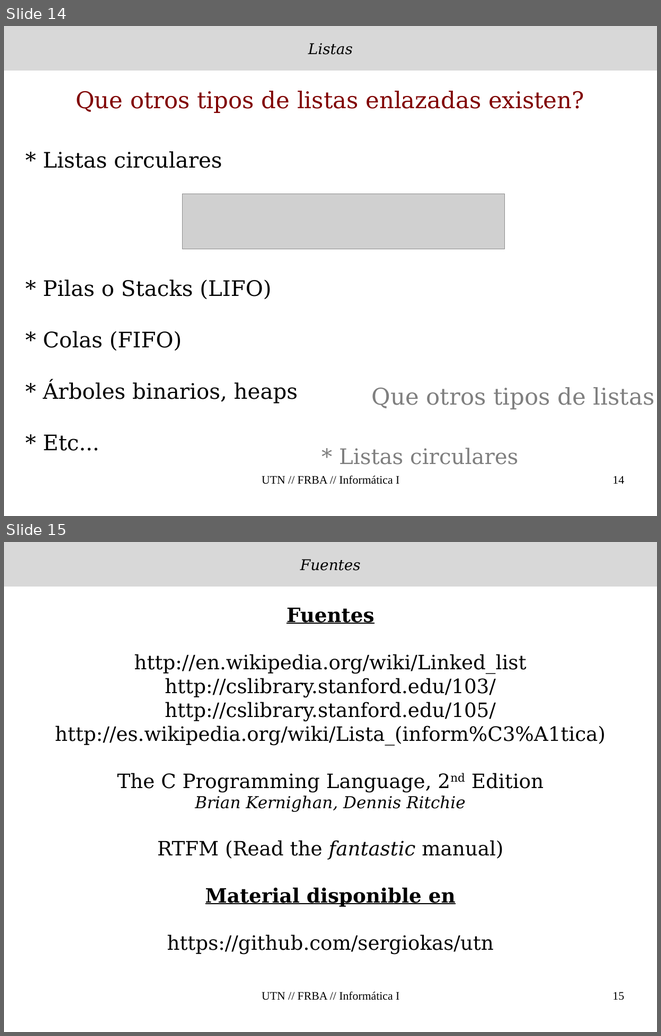
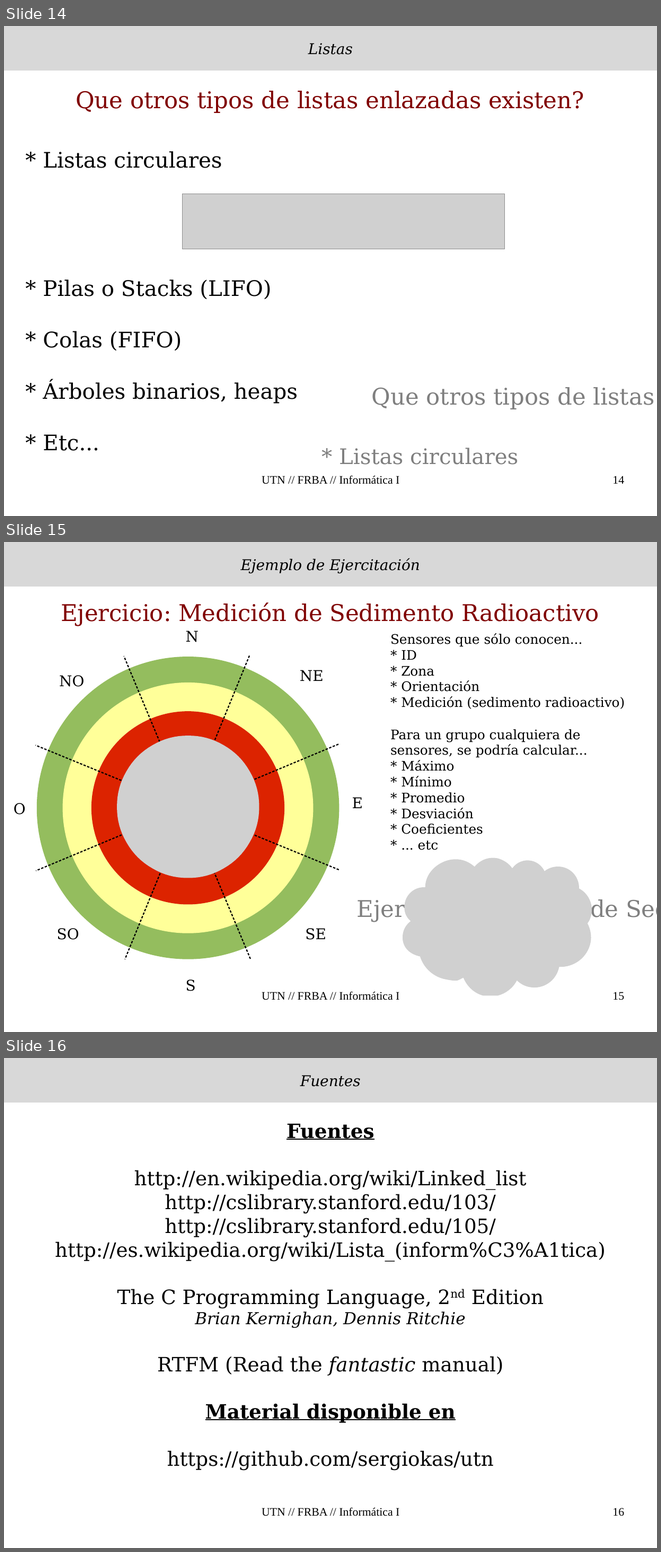
Before and after one commit to sergiokas/utn, a slide deck: linked-lists/slides/Listas.odp. Shown one above the other, each under a label of ours: slides 14 and 15 before the commit, slides 14, 15 and 16 after it. The pictures are 661x1036 and 661x1552 pixels, drawn with LibreOffice and Linux fonts; fonts in the diff are those of the drawing; grey boxes stand for pictures. Boxes give left, top, right and bottom in pixels: in the first picture for what was removed or moved away, otherwise in the second. Text is boxed around its words. In the diff, an @@ line names an element or a change of style, - is before the commit and + after.

```diff
--- a/linked-lists/slides/Listas.odp
+++ b/linked-lists/slides/Listas.odp
@@ slide 15 added at bbox=[4, 542, 657, 1032], background #FFFFFF @@
@@ rectangle added at bbox=[4, 542, 657, 587], fill #B3B3B3 at 50% opacity, 18 pt, text #000000, italic @@
+Ejemplo de Ejercitación
@@ title added at bbox=[61, 602, 599, 626], 28 pt, text #800000 @@
+Ejercicio: Medición de Sedimento Radioactivo
@@ text added at bbox=[186, 631, 199, 642], 18 pt, text #000000 @@
+N
@@ text added at bbox=[390, 633, 625, 709], 16 pt, text #000000 @@
+Sensores que sólo conocen...
+* ID
+* Zona
+* Orientación
+* Medición (sedimento radioactivo)
@@ ellipse added at bbox=[36, 656, 339, 959], fill #94BD5E @@
@@ group added at bbox=[35, 656, 339, 959]: 4 lines @@
@@ text added at bbox=[59, 675, 84, 687], 18 pt, text #000000 @@
+NO
@@ ellipse added at bbox=[63, 682, 314, 933], fill #FFFF99 @@
@@ text added at bbox=[300, 670, 324, 681], 18 pt, text #000000 @@
+NE
@@ ellipse added at bbox=[91, 712, 285, 905], fill #DC2300 @@
@@ text added at bbox=[390, 729, 588, 850], 16 pt, text #000000 @@
+Para un grupo cualquiera de sensores, se podría calcular...
+* Máximo
+* Mínimo
+* Promedio
+* Desviación
+* Coeficientes
+* ... etc
@@ picture added at bbox=[117, 736, 259, 878] @@
@@ text added at bbox=[14, 803, 26, 814], 18 pt, text #000000 @@
+O
@@ text added at bbox=[352, 797, 363, 808], 18 pt, text #000000 @@
+E
@@ picture added at bbox=[403, 858, 592, 995] @@
@@ text added at bbox=[57, 928, 79, 940], 18 pt, text #000000 @@
+SO
@@ text added at bbox=[305, 928, 326, 940], 18 pt, text #000000 @@
+SE
@@ text added at bbox=[186, 979, 196, 991], 18 pt, text #000000 @@
+S
@@ text added at bbox=[262, 991, 399, 1000], 14 pt, text #000000 @@
+UTN // FRBA // Informática I
@@ page number added at bbox=[612, 991, 624, 1000], 14 pt, text #000000 @@
+15
@@ what was slide 15 is now slide 16 @@
@@ page number at bbox=[612, 1507, 624, 1516]: text changed @@
-15
+16
```
Also in this commit, not shown: 1 other file.
